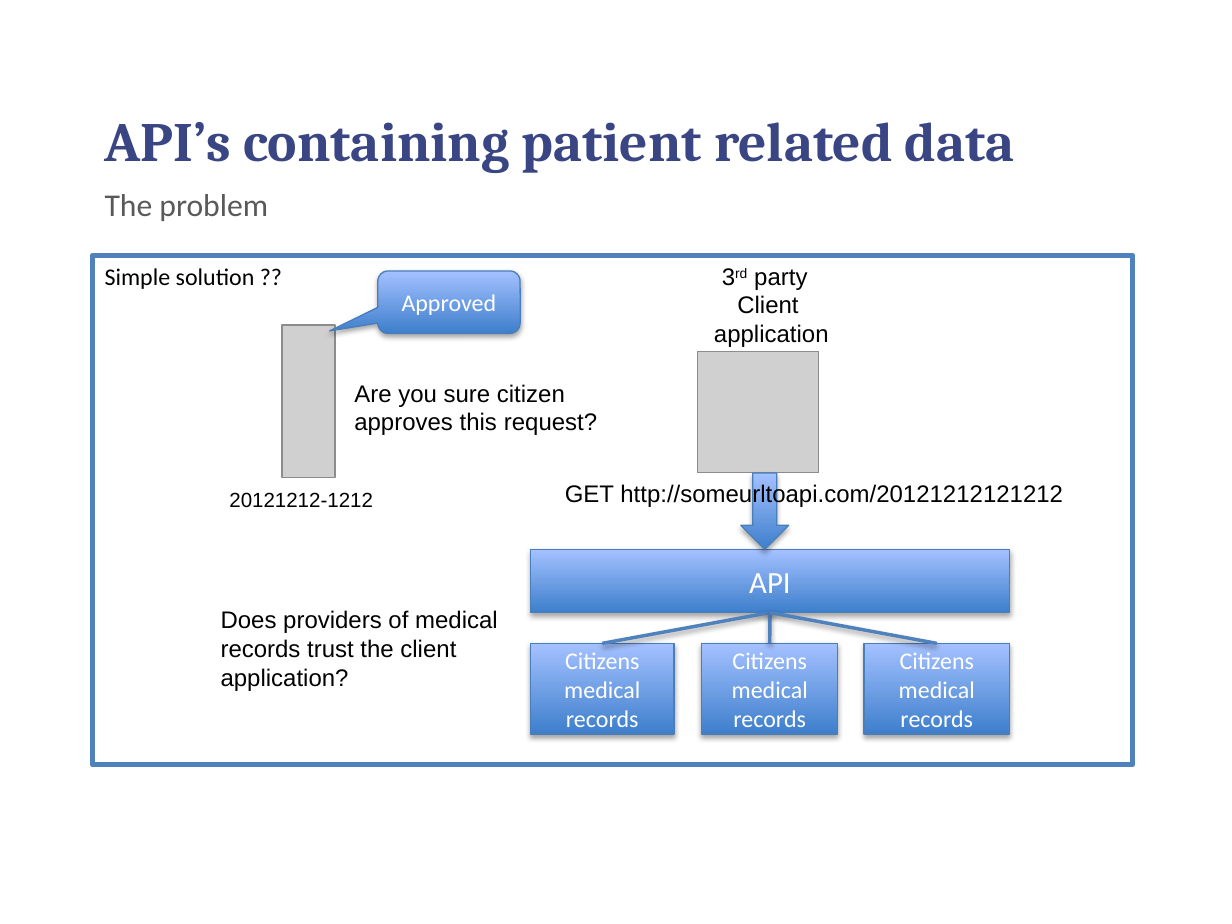
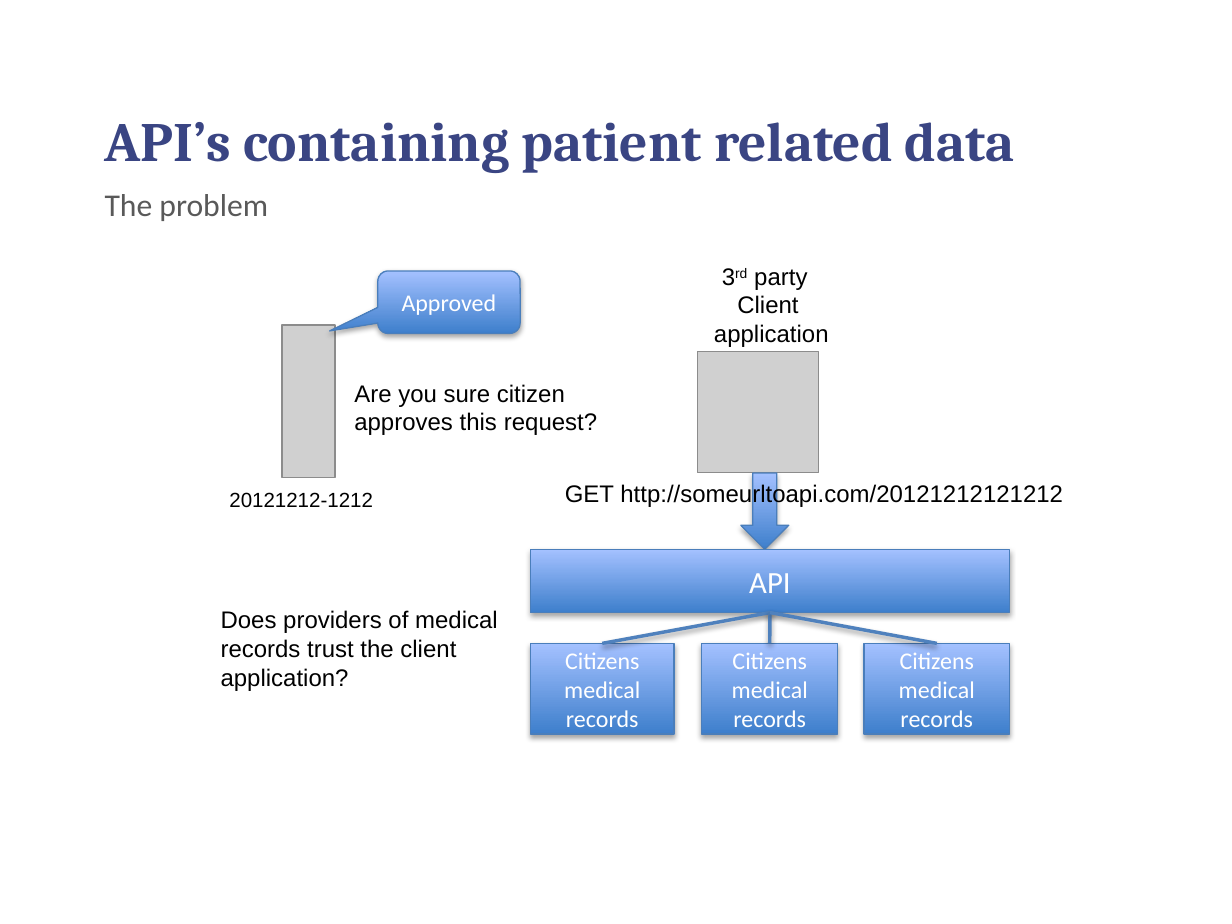
Before and after one commit to chilmers/cadec-healthcare-api-tutorial, a slide deck: slide 13 of Cadec-vårdens-apier.pptx. Drawn at 1232x924 pixels with LibreOffice and Linux fonts; fonts in the diff are those of the drawing; grey boxes stand for pictures; background and template pictures are left out. Boxes give left, top, right and bottom in pixels: in the first picture for what was removed or moved away, otherwise in the second. Text is boxed around its words. In the diff, an @@ line names an element or a change of style, - is before the commit and + after.

```diff
--- a/Cadec-vårdens-apier.pptx
+++ b/Cadec-vårdens-apier.pptx
@@ text removed at box(92, 255, 1132, 764) @@
-Simple solution ??
```
Also in this commit, not shown: 4 other slides changed, 2 slides added.
